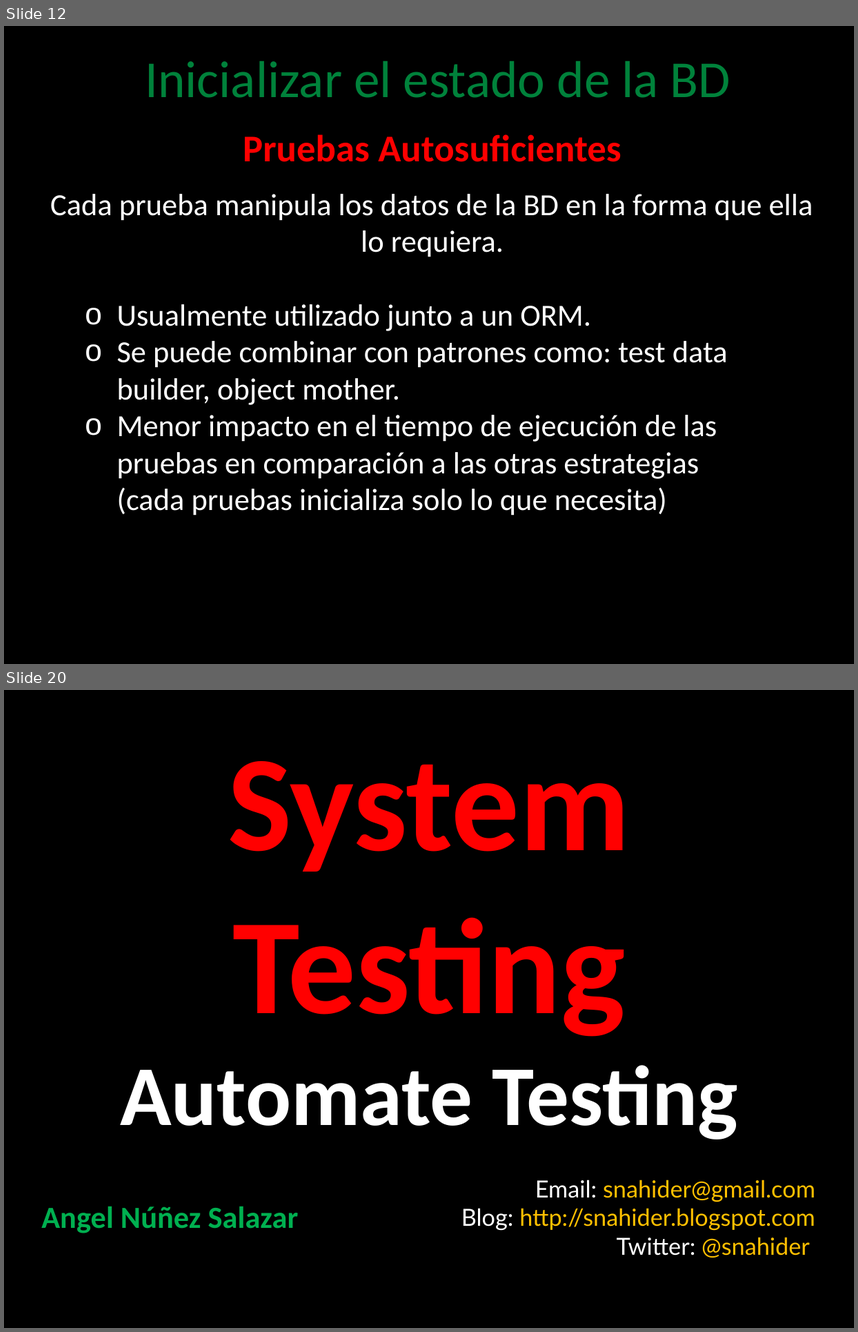
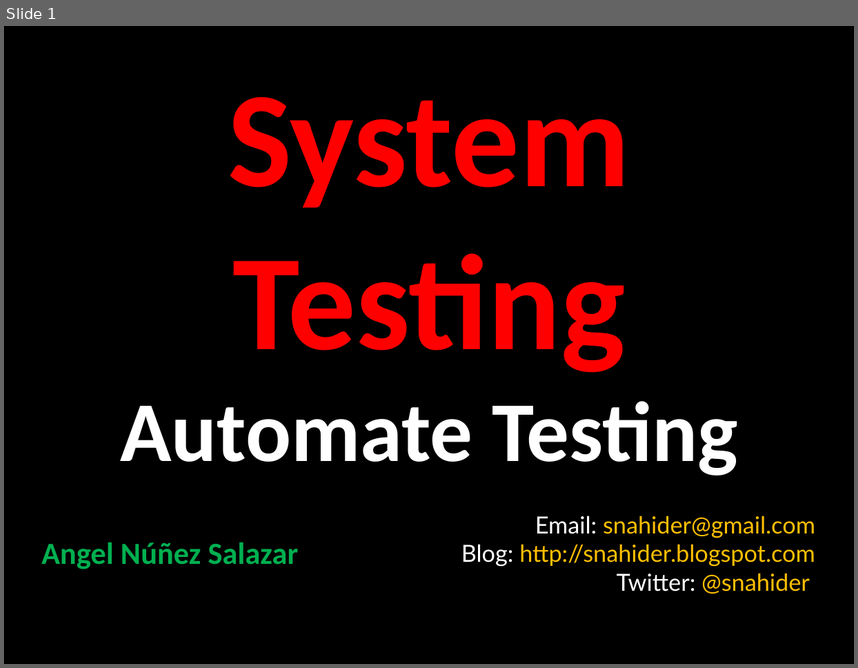
Before and after one commit to angelnunezsalazar/Test-Automation-Java, a slide deck: Diapositivas/TestingAutomatizado.pptx. Shown one above the other, each under a label of ours: slides 12 and 20 before the commit, slide 1 after it; the slides between them are not shown. The pictures are 858x1332 and 858x668 pixels, drawn with LibreOffice and Linux fonts; fonts in the diff are those of the drawing; background and template pictures are left out. Boxes give left, top, right and bottom in pixels: in the first picture for what was removed or moved away, otherwise in the second. Text is boxed around its words. In the diff, an @@ line names an element or a change of style, - is before the commit and + after.

```diff
--- a/Diapositivas/TestingAutomatizado.pptx
+++ b/Diapositivas/TestingAutomatizado.pptx
@@ slide 12 removed at (x1=4, y1=26, x2=854, y2=664), background picture (left out) @@
@@ title removed at (x1=145, y1=61, x2=731, y2=98) @@
-Inicializar el estado de la BD
@@ text removed at (x1=243, y1=134, x2=621, y2=162) @@
-Pruebas Autosuficientes
@@ text removed at (x1=50, y1=194, x2=813, y2=515) @@
-Cada prueba manipula los datos de la BD en la forma que ella lo requiera.
-  o Usualmente utilizado junto a un ORM.
-  o Se puede combinar con patrones como: test data builder, object mother.
-  o Menor impacto en el tiempo de ejecución de las pruebas en comparación a las otras estrategias
-    (cada pruebas inicializa solo lo que necesita)
@@ what was slide 20 is now slide 1 @@
```
Also in this commit, not shown: 18 other slides removed, 6 other files.
